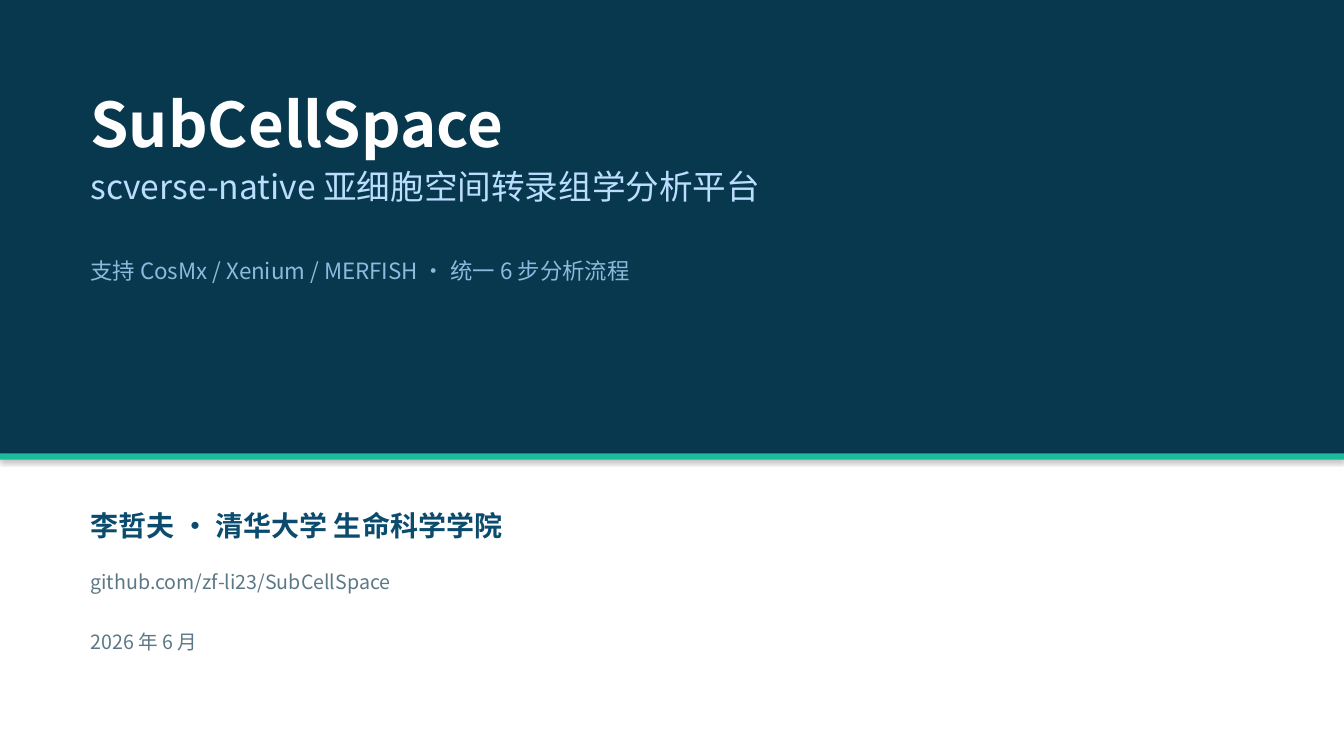
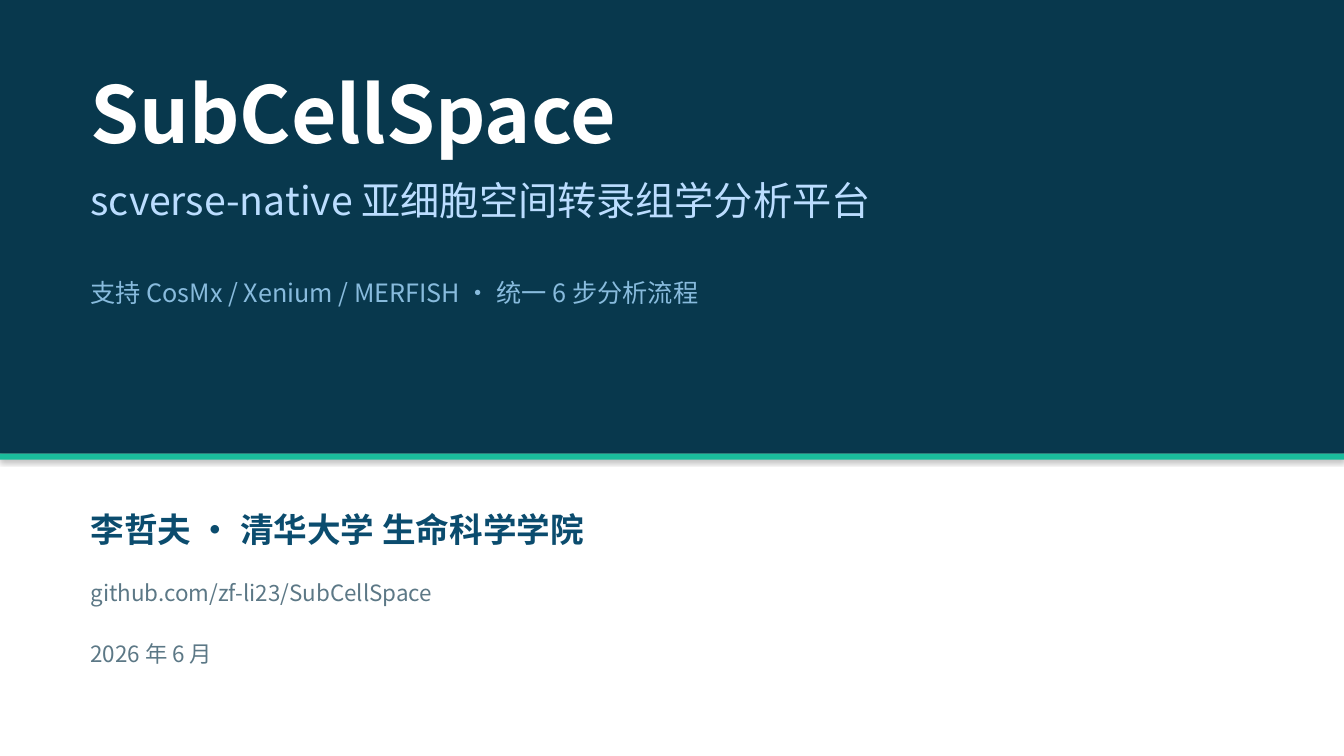
Before and after one commit to zf-li23/SubCellSpace, a slide deck: slide 1 of report/SubCellSpace_Presentation.pptx. Drawn at 1344x756 pixels with LibreOffice and Linux fonts; fonts in the diff are those of the drawing. Boxes give left, top, right and bottom in pixels: in the first picture for what was removed or moved away, otherwise in the second. Text is boxed around its words. In the diff, an @@ line names an element or a change of style, - is before the commit and + after.

```diff
--- a/report/SubCellSpace_Presentation.pptx
+++ b/report/SubCellSpace_Presentation.pptx
@@ text "SubCellSpace": place and size @@
-text "SubCellSpace" at bbox=[91, 98, 503, 161]
+text "SubCellSpace" at bbox=[91, 80, 616, 160]
@@ text "SubCellSpace" at bbox=[91, 80, 616, 160]: size 44 to 56 pt @@
@@ text "scverse-native 亚细胞空间转录组学分析平台": place and size @@
-text "scverse-native 亚细胞空间转录组学分析平台" at bbox=[91, 170, 760, 202]
+text "scverse-native 亚细胞空间转录组学分析平台" at bbox=[91, 182, 871, 218]
@@ text "scverse-native 亚细胞空间转录组学分析平台" at bbox=[91, 182, 871, 218]: size 24 to 28 pt @@
@@ text "支持 CosMx / Xenium / ...": place and size @@
-text "支持 CosMx / Xenium / ..." at bbox=[91, 260, 630, 281]
+text "支持 CosMx / Xenium / ..." at bbox=[91, 281, 698, 304]
@@ text "支持 CosMx / Xenium / ..." at bbox=[91, 281, 698, 304]: size 16 to 18 pt @@
@@ text "李哲夫 · 清华大学 生命科学学院" at bbox=[91, 513, 584, 545]: size 20 to 24 pt @@
@@ text "github.com/zf-li23/SubCellSpace" at bbox=[91, 583, 432, 607]: size 14 to 16 pt @@
@@ text "github.com/zf-li23/SubCellSpace": place and size @@
-text "github.com/zf-li23/SubCellSpace" at bbox=[91, 573, 391, 594]
+text "github.com/zf-li23/SubCellSpace" at bbox=[91, 583, 432, 607]
@@ text "2026 年 6 月": place and size @@
-text "2026 年 6 月" at bbox=[91, 632, 198, 651]
+text "2026 年 6 月" at bbox=[91, 643, 212, 664]
@@ text "2026 年 6 月" at bbox=[91, 643, 212, 664]: size 14 to 16 pt @@
```
Also in this commit, not shown: 1 other slide changed, 2 other files.
